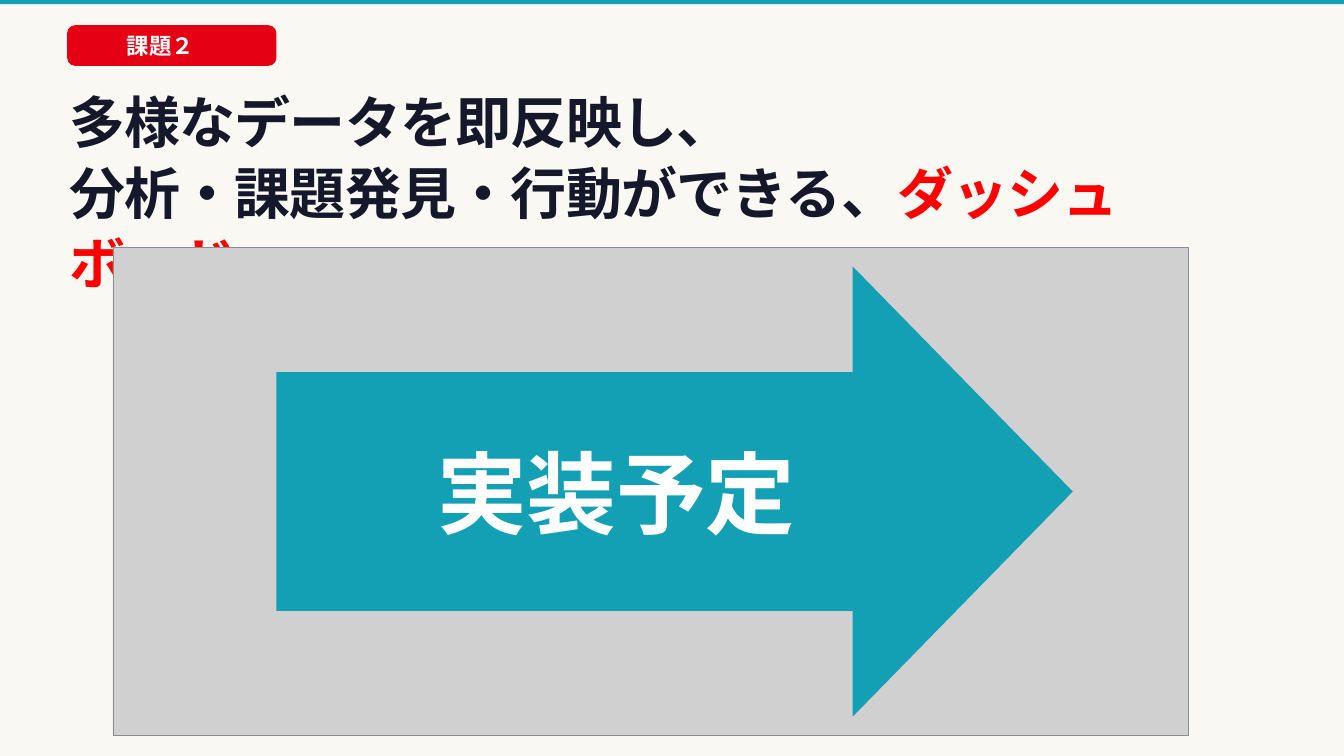
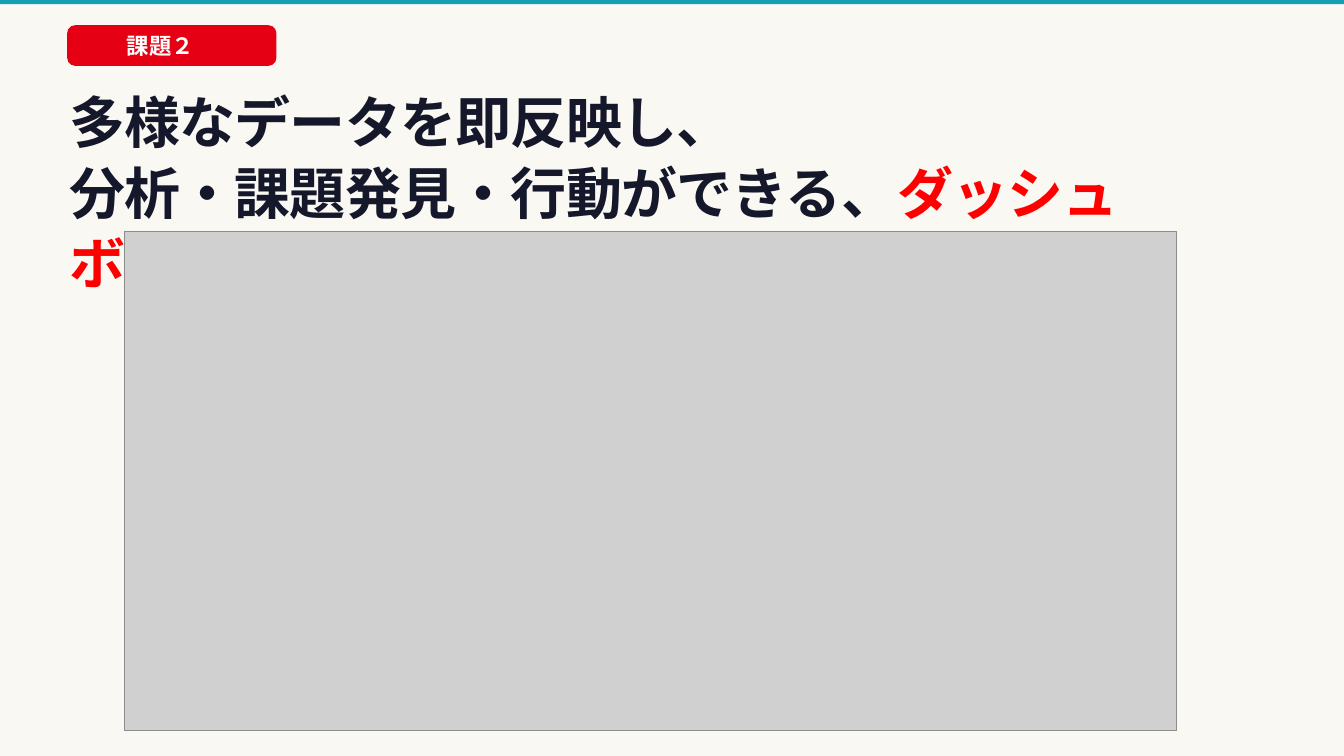
Before and after one commit to toutetu/ProjNexus, a slide deck: slide 8 of materials/presentation_drafts/presentation_高橋朋子_20260627.pptx. Drawn at 1344x756 pixels with LibreOffice and Linux fonts; fonts in the diff are those of the drawing; grey boxes stand for pictures. Boxes give left, top, right and bottom in pixels: in the first picture for what was removed or moved away, otherwise in the second. Text is boxed around its words. In the diff, an @@ line names an element or a change of style, - is before the commit and + after.

```diff
--- a/materials/presentation_drafts/presentation_高橋朋子_20260627.pptx
+++ b/materials/presentation_drafts/presentation_高橋朋子_20260627.pptx
@@ picture: place and size @@
-picture at [113,247,1188,735]
+picture at [124,231,1176,730]
@@ right arrow removed at [276,266,1073,716] @@
-実装予定
```
